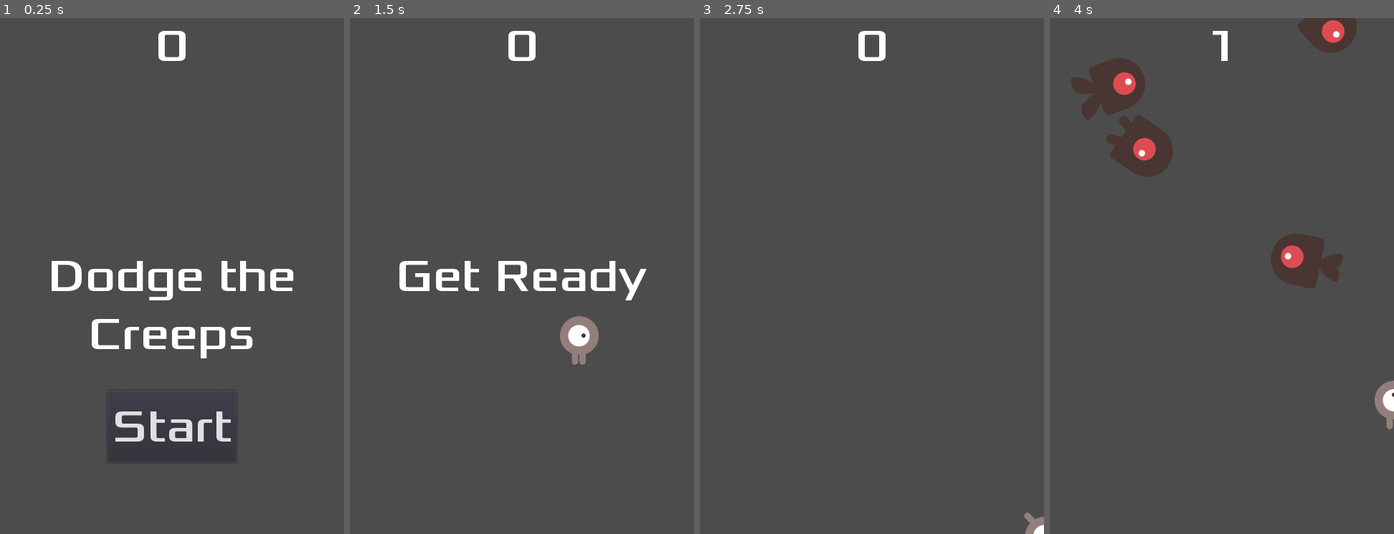
Above: before the commit, frames 1-4 (left to right).
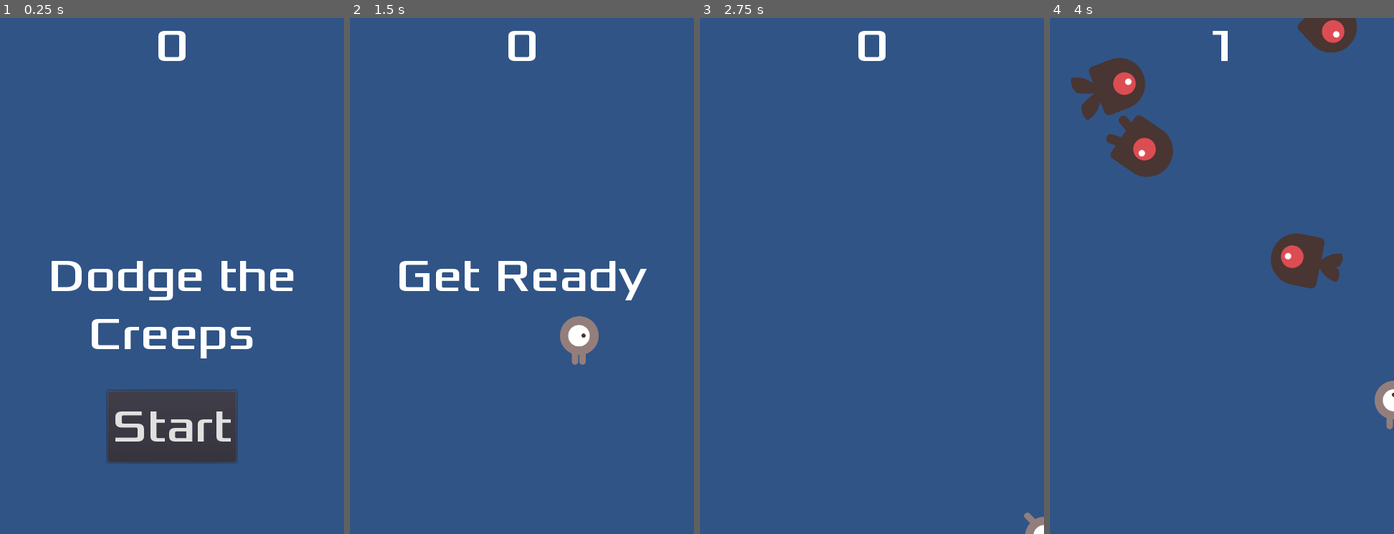
Above: after the commit, the same moments.

Repository: ZameerParvez/GodotTutorial
Game: Godot game, scene res://Main.tscn
Two runs of this game, one before a commit and one after it. Both use one fixed random seed, a clock stepped at 60 frames per second and the inputs below.
Inputs:
- Up to frame 1 (0.25 s): no input
- Up to frame 2 (1.5 s): click "Start" at 0.5 s; tap Enter at 1.25 s; hold Right (ui_right) from 1.28 s (still down)
- Up to frame 3 (2.75 s): release Right (ui_right) at 2.03 s; hold Down (ui_down) from 2.03 s (still down)
- Up to frame 4 (4 s): release Down (ui_down) at 2.78 s; hold Right (ui_right) 2.78-3.53 s; hold Up (ui_up) from 3.53 s (still down)

The runs differ from the first frame. In frame 1, 92% of the frame differs, in the area x 0-100%, y 0-100%; in frame 2, 97%; in frame 3, 100%; in frame 4, 94%.

Commit message:
Add sounds, change background and add keyboard shortcut

Diff:
--- a/GodotTutorial/HUD.tscn
+++ b/GodotTutorial/HUD.tscn
@@ -8,6 +8,12 @@
 [sub_resource type="DynamicFont" id=2]
 size = 64
 font_data = SubResource( 1 )
+
+[sub_resource type="InputEventAction" id=3]
+action = "ui_select"
+
+[sub_resource type="ShortCut" id=4]
+shortcut = SubResource( 3 )
 
 [node name="HUD" type="CanvasLayer"]
 script = ExtResource( 1 )
@@ -46,6 +52,7 @@
 margin_right = 90.0
 margin_bottom = -100.0
 custom_fonts/font = SubResource( 2 )
+shortcut = SubResource( 4 )
 text = "Start"
 __meta__ = {
 "_edit_use_anchors_": false
--- a/GodotTutorial/Main.gd
+++ b/GodotTutorial/Main.gd
@@ -11,9 +11,12 @@
 	$ScoreTimer.stop()
 	$MobTimer.stop()
 	get_tree().call_group("mobs", "queue_free")
+	$Music.stop()
+	$DeathSound.play()
 
 func new_game():
 	score = 0
+	$Music.play()
 	$HUD.update_score(score)
 	$HUD.show_message("Get Ready")
 	$Player.start($StartPosition.position)
--- a/GodotTutorial/Main.tscn
+++ b/GodotTutorial/Main.tscn
@@ -1,9 +1,11 @@
-[gd_scene load_steps=6 format=2]
+[gd_scene load_steps=8 format=2]
 
 [ext_resource path="res://Player.tscn" type="PackedScene" id=1]
 [ext_resource path="res://Main.gd" type="Script" id=2]
 [ext_resource path="res://Mob.tscn" type="PackedScene" id=3]
 [ext_resource path="res://HUD.tscn" type="PackedScene" id=4]
+[ext_resource path="res://dodge_assets/art/House In a Forest Loop.ogg" type="AudioStream" id=5]
+[ext_resource path="res://dodge_assets/art/gameover.wav" type="AudioStream" id=6]
 
 [sub_resource type="Curve2D" id=1]
 _data = {
@@ -13,6 +15,14 @@
 [node name="Main" type="Node"]
 script = ExtResource( 2 )
 Mob = ExtResource( 3 )
+
+[node name="ColorRect" type="ColorRect" parent="."]
+anchor_right = 1.0
+anchor_bottom = 1.0
+color = Color( 0.192157, 0.333333, 0.529412, 1 )
+__meta__ = {
+"_edit_use_anchors_": false
+}
 
 [node name="Player" parent="." instance=ExtResource( 1 )]
 
@@ -36,6 +46,12 @@
 rotation = 0.0235155
 
 [node name="HUD" parent="." instance=ExtResource( 4 )]
+
+[node name="Music" type="AudioStreamPlayer" parent="."]
+stream = ExtResource( 5 )
+
+[node name="DeathSound" type="AudioStreamPlayer" parent="."]
+stream = ExtResource( 6 )
 [connection signal="hit" from="Player" to="." method="game_over"]
 [connection signal="timeout" from="MobTimer" to="." method="_on_MobTimer_timeout"]
 [connection signal="timeout" from="ScoreTimer" to="." method="_on_ScoreTimer_timeout"]
Not shown: 1 places in GodotTutorial/HUD.tscn that only renumber resources
